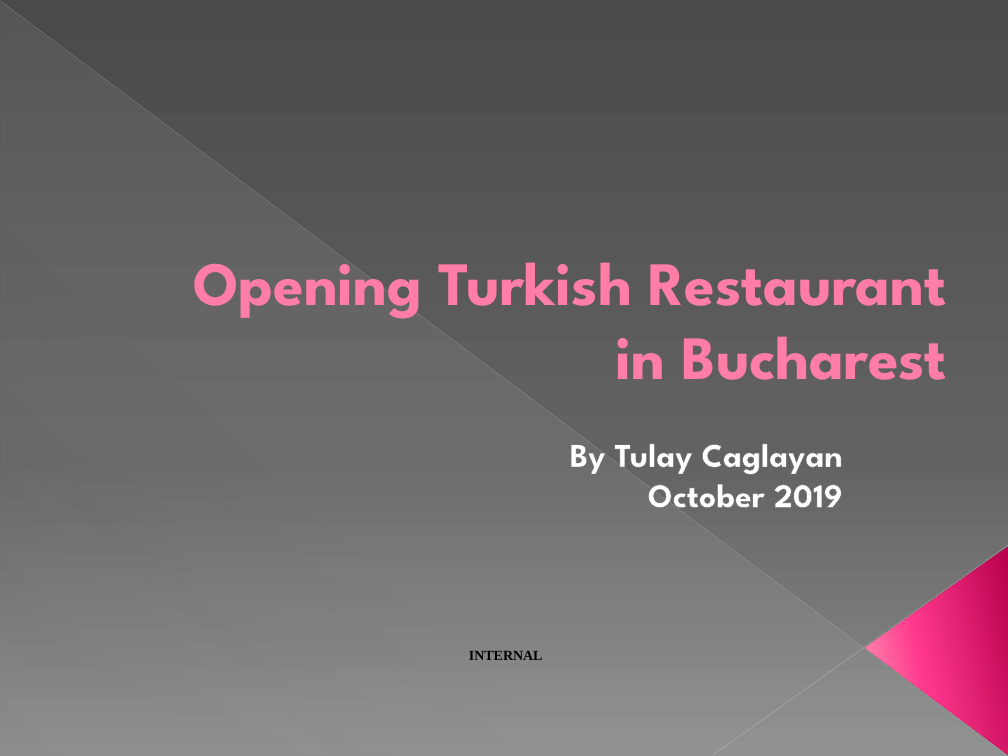
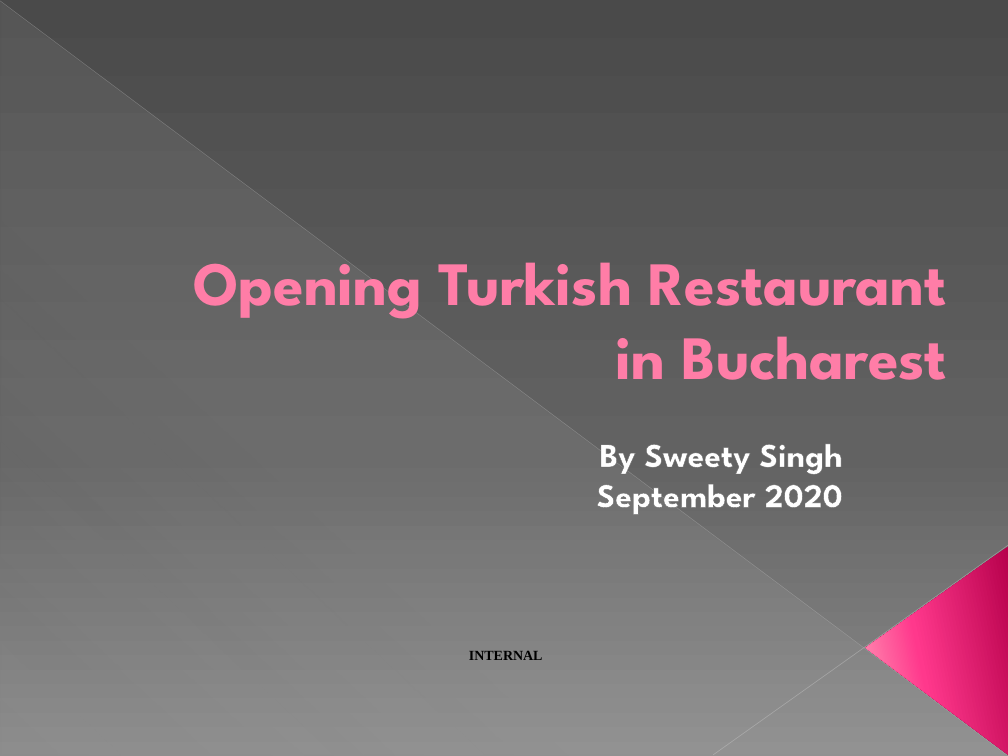
Before and after one commit to sweety31-maker/Coursera_Capstone, a slide deck: slide 1 of Opening Turkish Restaurant in Bucharest.pptx. Drawn at 1008x756 pixels with LibreOffice and Linux fonts; fonts in the diff are those of the drawing. Boxes give left, top, right and bottom in pixels: in the first picture for what was removed or moved away, otherwise in the second. Text is boxed around its words. In the diff, an @@ line names an element or a change of style, - is before the commit and + after.

Commit message:
Add files via upload
Presentation

```diff
--- a/Opening Turkish Restaurant in Bucharest.pptx
+++ b/Opening Turkish Restaurant in Bucharest.pptx
@@ subtitle at [597,444,843,514]: text changed @@
-By Tulay Caglayan
-October 2019
+By Sweety Singh
+September 2020
```
